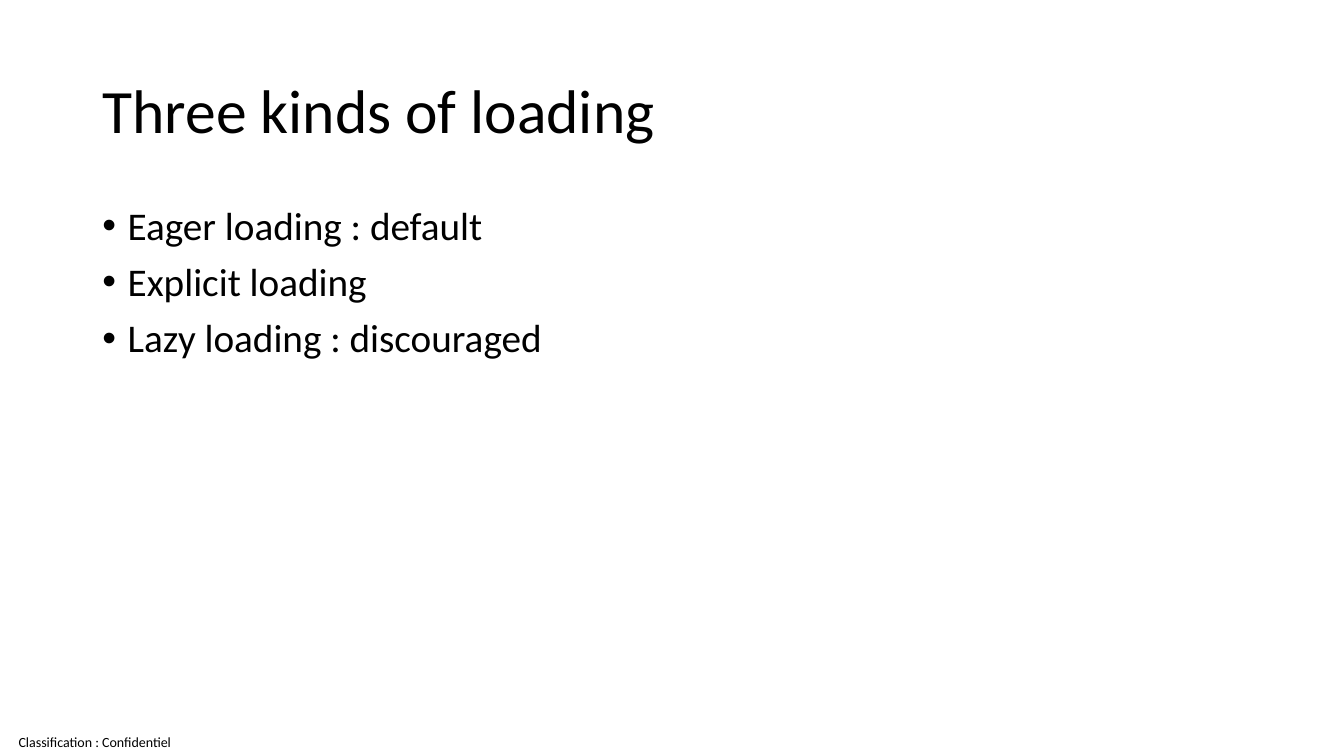
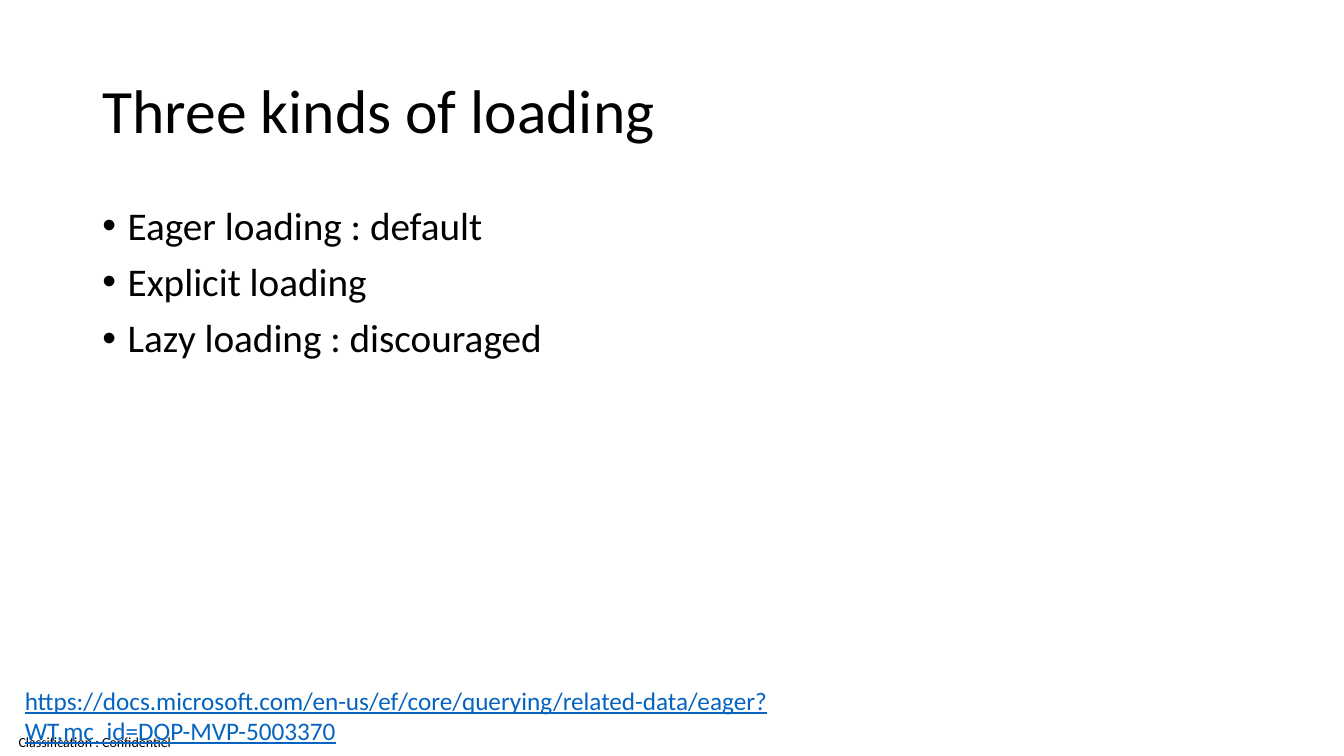
Before and after one commit to guillaume-chervet/course.dotnet, a slide deck: slide 159 of documentations/dotnet6.pptx (slide 158 before the commit). Drawn at 1344x756 pixels with LibreOffice and Linux fonts; fonts in the diff are those of the drawing. Boxes give left, top, right and bottom in pixels: in the first picture for what was removed or moved away, otherwise in the second. Text is boxed around its words. In the diff, an @@ line names an element or a change of style, - is before the commit and + after.

```diff
--- a/documentations/dotnet6.pptx
+++ b/documentations/dotnet6.pptx
@@ text added at bbox=[25, 692, 767, 747], 18 pt, text #0563C1, underline @@
+https://docs.microsoft.com/en-us/ef/core/querying/related-data/eager?WT.mc_id=DOP-MVP-5003370
```
Also in this commit, not shown: 2 other slides changed, 3 slides added.
